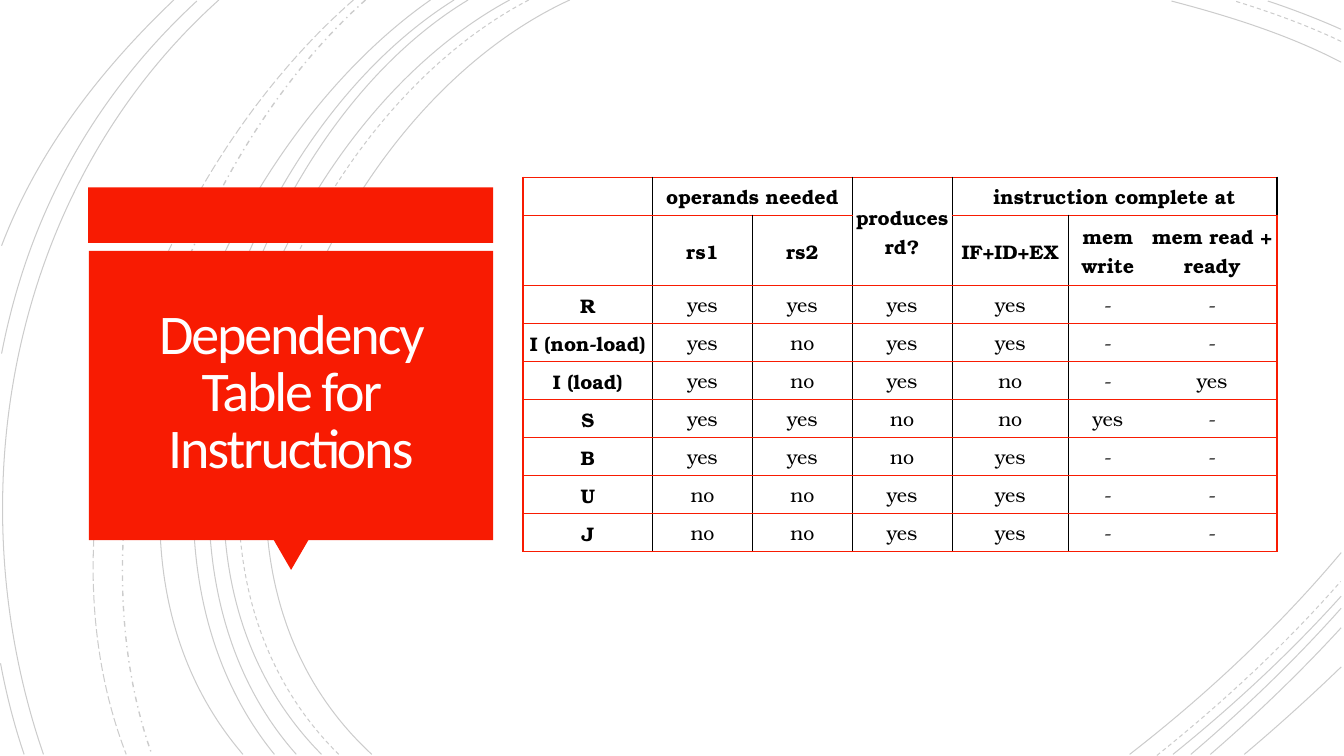
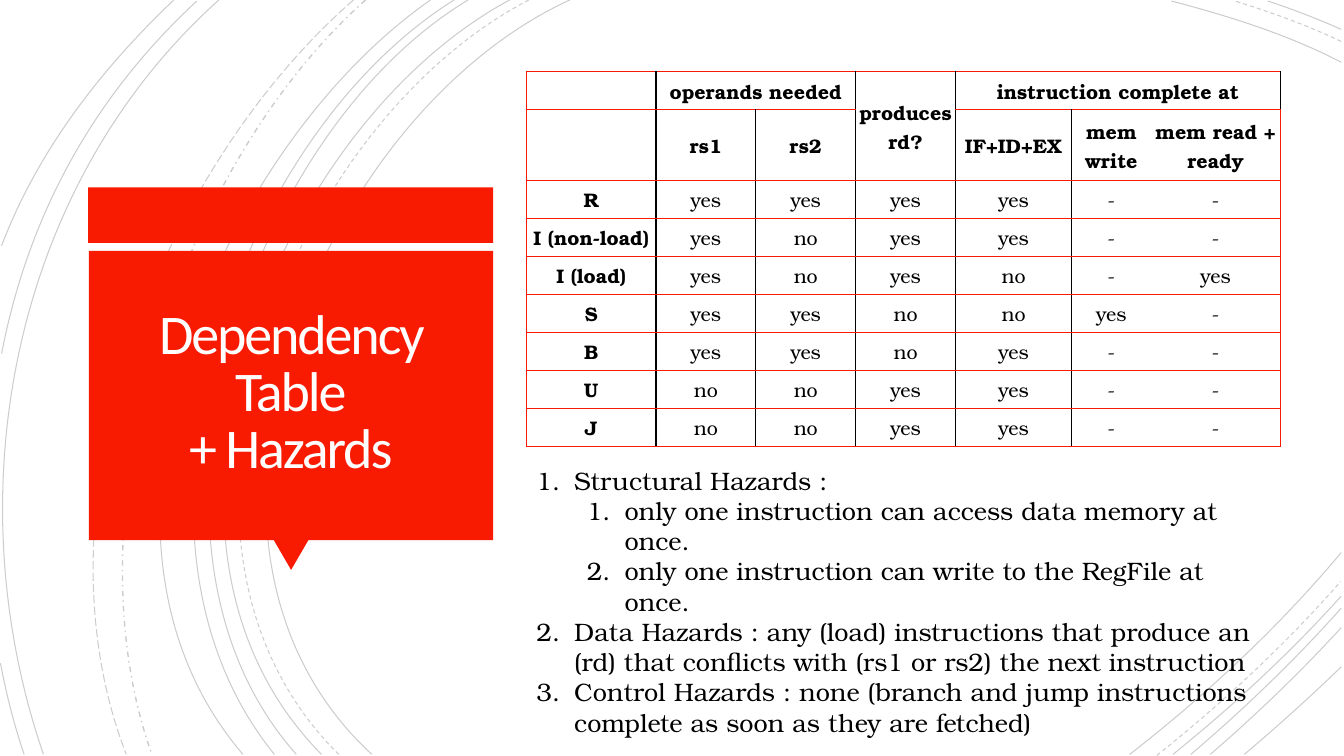
Before and after one commit to mrinav-saxena/riscv_verif0, a slide deck: slide 8 of rtl/core/multi_cycle/stall_for_mem_core.pptx. Drawn at 1344x756 pixels with LibreOffice and Linux fonts; fonts in the diff are those of the drawing. Boxes give left, top, right and bottom in pixels: in the first picture for what was removed or moved away, otherwise in the second. Text is boxed around its words. In the diff, an @@ line names an element or a change of style, - is before the commit and + after.

```diff
--- a/rtl/core/multi_cycle/stall_for_mem_core.pptx
+++ b/rtl/core/multi_cycle/stall_for_mem_core.pptx
@@ table: place and size @@
-table at (523,177,1275,552)
+table at (526,72,1278,446)
@@ title at (159,315,425,469): text changed @@
-Dependency Table for Instructions
+Dependency Table
++ Hazards
@@ text added at (574,472,1249,738), 18 pt, text #000000 @@
+1. Structural Hazards :
+  1. only one instruction can access data memory at once.
+  2. only one instruction can write to the RegFile at once.
+2. Data Hazards : any (load) instructions that produce an (rd) that conflicts with (rs1 or rs2) the next instruction
+3. Control Hazards : none (branch and jump instructions complete as soon as they are fetched)
```
Also in this commit, not shown: 2 other slides changed, 2 slides added.
